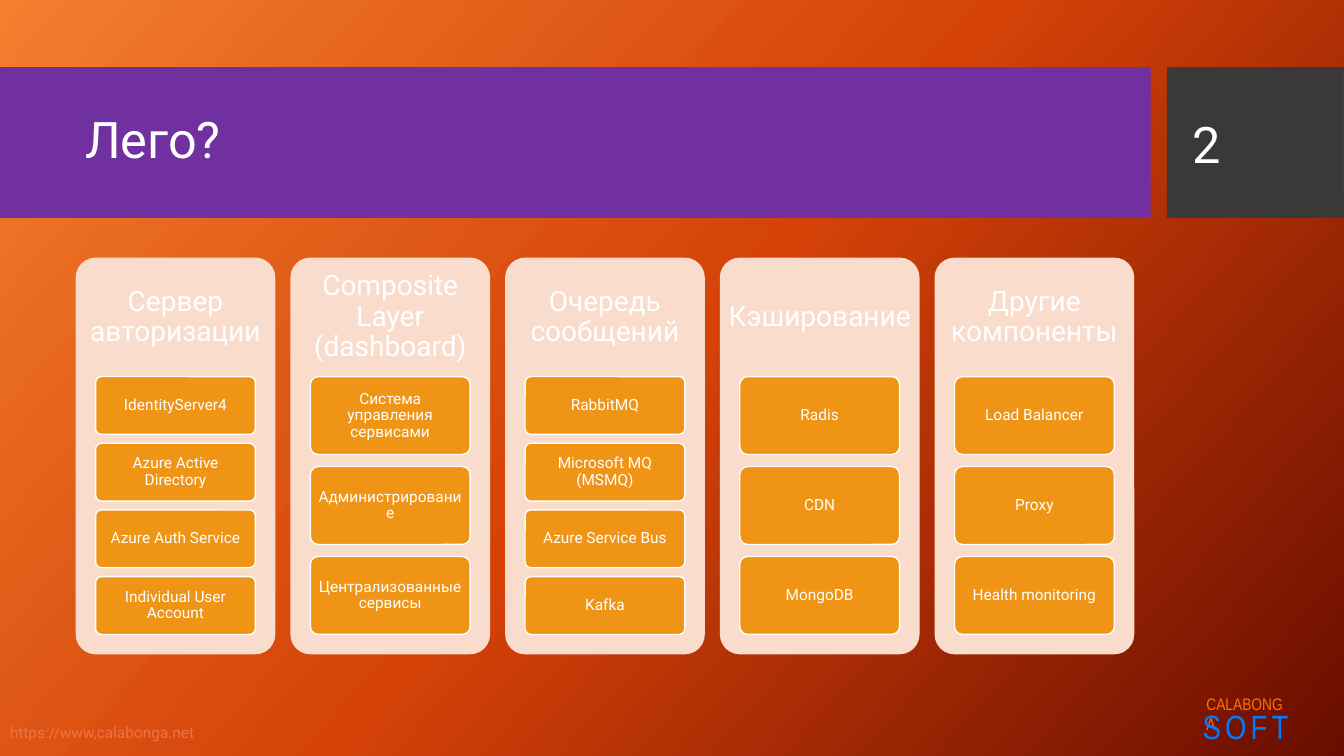
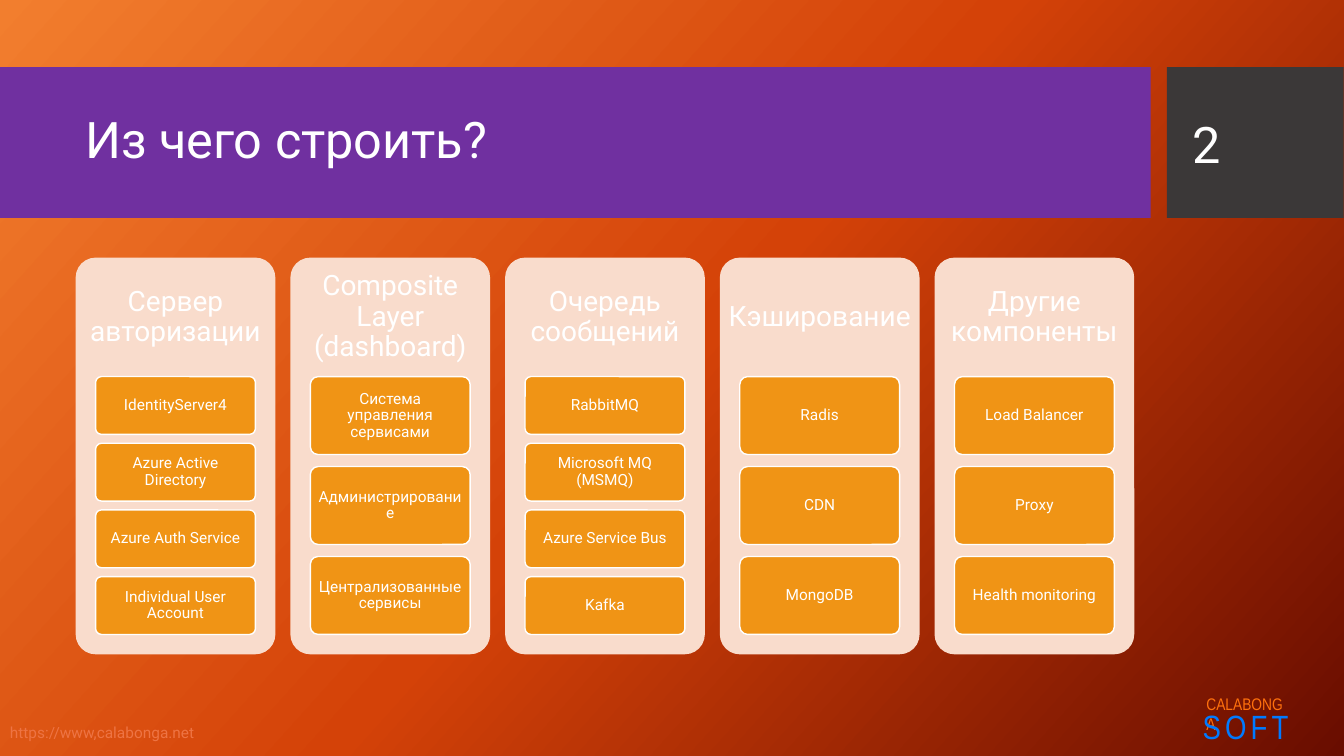
Before and after one commit to Calabonga/Microservice-Template, a slide deck: slide 2 of Presentation/Microservices2.pptx. Drawn at 1344x756 pixels with LibreOffice and Linux fonts; fonts in the diff are those of the drawing; background and template pictures are left out. Boxes give left, top, right and bottom in pixels: in the first picture for what was removed or moved away, otherwise in the second. Text is boxed around its words. In the diff, an @@ line names an element or a change of style, - is before the commit and + after.

Commit message:
powerpoint presentation updated

```diff
--- a/Presentation/Microservices2.pptx
+++ b/Presentation/Microservices2.pptx
@@ title at [85, 121, 487, 169]: text changed @@
-Лего?
+Из чего строить?
```
Also in this commit, not shown: 1 other slide changed, 3 slides added, 1 slide removed.
